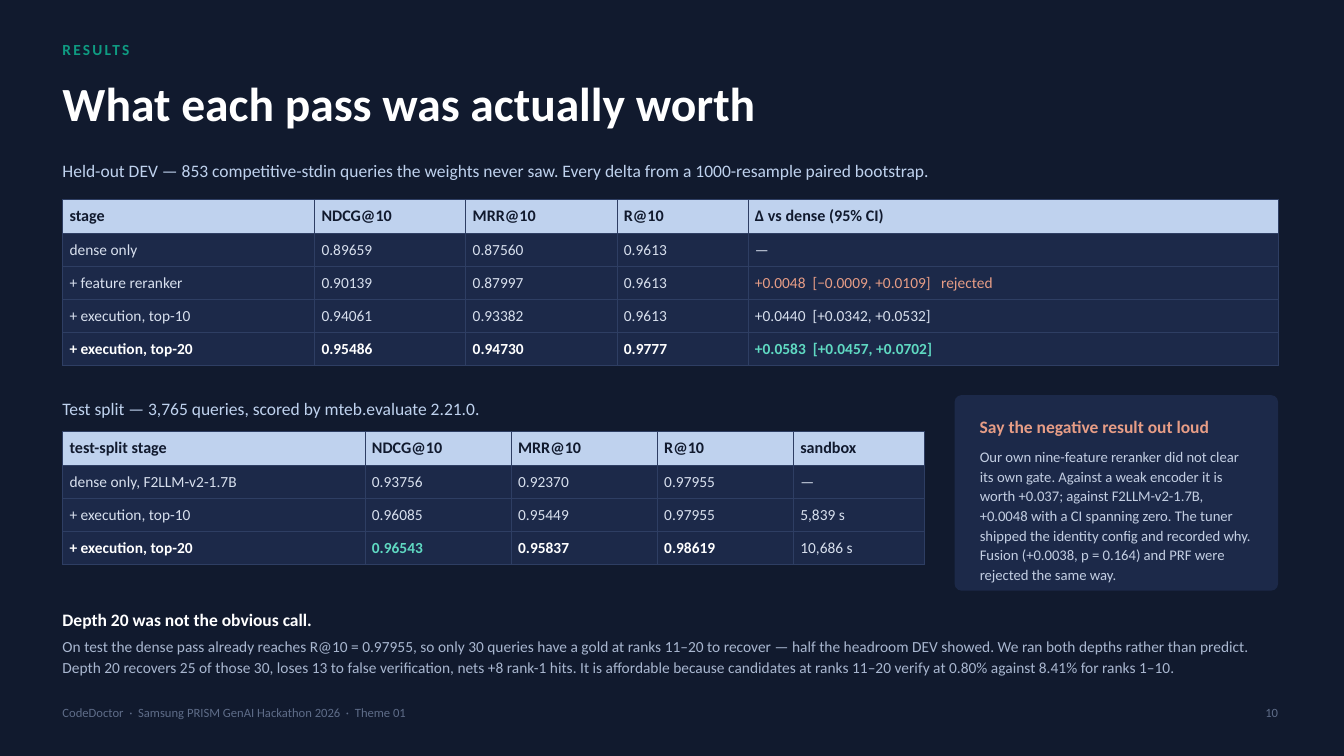
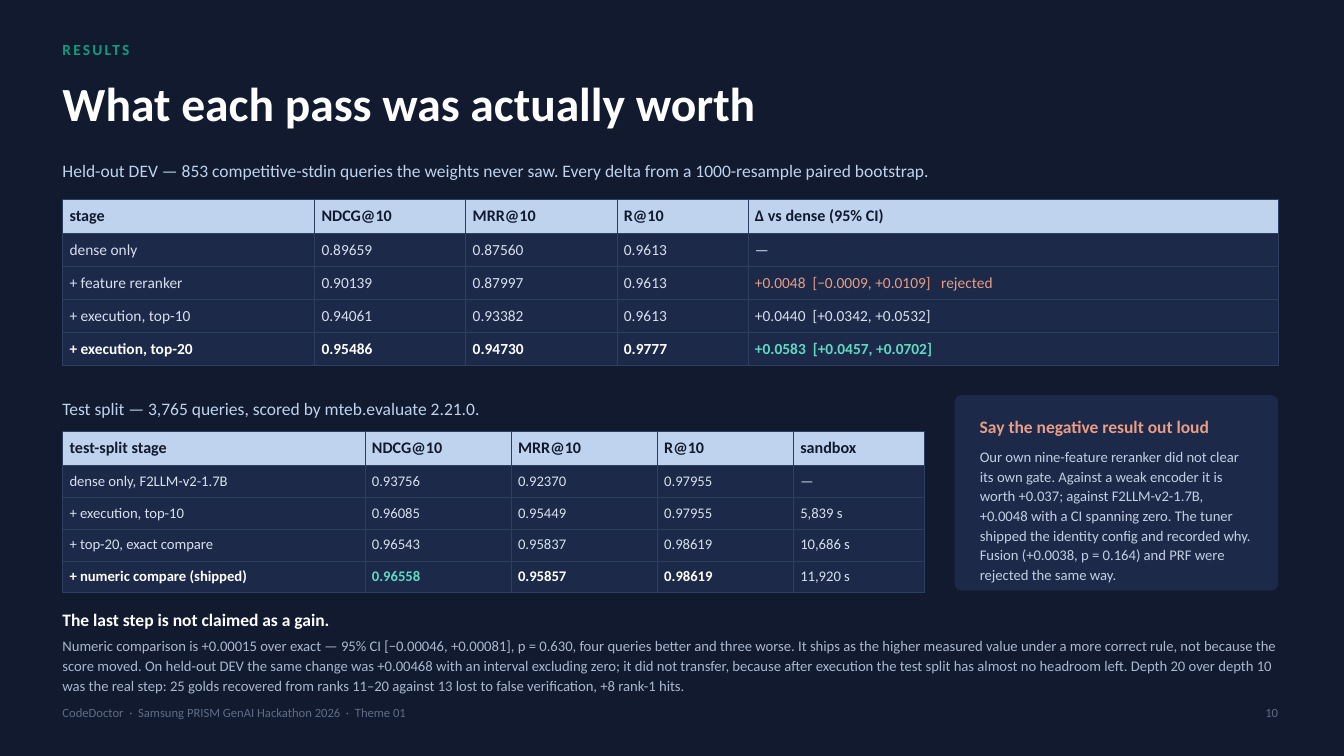
Before and after one commit to krizz711/CodeDoctor-Agentic-Semantic-and-Structural-Intelligence-for-Code-Repositories, a slide deck: slide 10 of docs/CodeDoctor-PRISM-Theme01.pptx. Drawn at 1344x756 pixels with LibreOffice and Linux fonts; fonts in the diff are those of the drawing. Boxes give left, top, right and bottom in pixels: in the first picture for what was removed or moved away, otherwise in the second. Text is boxed around its words. In the diff, an @@ line names an element or a change of style, - is before the commit and + after.

Commit message:
Ship 0.96558: numeric comparison on the test split, and it is inside the noise
The test-split run with numeric output comparison finished at 0.96558 against
0.96543. Higher, and not an improvement we can claim.

    paired over the same 3,765 queries, 2000 resamples
    +0.00015   95% CI [-0.00046, +0.00081]   p = 0.630
    4 queries improved, 3 worsened, 3,758 unchanged

The DEV result did not transfer. There it was +0.00468 with an interval
excluding zero; here it is noise. The reason is headroom: DEV's dense pass
leaves R@1 at 0.8277 against test's 0.8882, and after execution test already
sits at 0.93732. The numeric rule buys 84 extra verifications on test
(3,385 -> 3,469) and almost all of them are golds that were already winning
their query, so the ranking does not move.

Shipped anyway, for a reason that is not the score: comparing numbers as
numbers is the more correct rule, and a solution printing 1.0000000000000002
against a sample showing 1.000000000 is not a wrong answer. It is also the
higher measured value. It costs 11.5% more sandbox time, 11,920s against
10,686s, for nothing measurable -- reverting is one line in config/frozen.yaml
if that trade is not wanted.

Every surface updated and cross-checked: the artifact, both CSVs, README,
both docs, the checklist and the rebuilt deck all read 0.96558, verified by
reading the values back rather than by trusting the edit. The results tables
now carry BOTH runs, because a blanket find-and-replace had rewritten the
exact-comparison row to a score it never produced.

The run is logged as test-split access 7. README test count corrected from
173 to 199.

```diff
--- a/docs/CodeDoctor-PRISM-Theme01.pptx
+++ b/docs/CodeDoctor-PRISM-Theme01.pptx
@@ table at (x1=63, y1=432, x2=925, y2=588) @@
-row 4: + execution, top-20 | 0.96543 | 0.95837 | 0.98619 | 10,686 s
+row 4: + top-20, exact compare | 0.96543 | 0.95837 | 0.98619 | 10,686 s
+row 5: + numeric compare (shipped) | 0.96558 | 0.95857 | 0.98619 | 11,920 s
@@ text at (x1=62, y1=613, x2=329, y2=629): text changed @@
-Depth 20 was not the obvious call.
+The last step is not claimed as a gain.
@@ text at (x1=62, y1=640, x2=1276, y2=694): text changed; size 11 to 10.5 pt @@
-On test the dense pass already reaches R@10 = 0.97955, so only 30 queries have a gold at ranks 11–20 to recover — half the headroom DEV showed. We ran both depths rather than predict. Depth 20 recovers 25 of those 30, loses 13 to false verification, nets +8 rank-1 hits. It is affordable because candidates at ranks 11–20 verify at 0.80% against 8.41% for ranks 1–10.
+Numeric comparison is +0.00015 over exact — 95% CI [−0.00046, +0.00081], p = 0.630, four queries better and three worse. It ships as the higher measured value under a more correct rule, not because the score moved. On held-out DEV the same change was +0.00468 with an interval excluding zero; it did not transfer, because after execution the test split has almost no headroom left. Depth 20 over depth 10 was the real step: 25 golds recovered from ranks 11–20 against 13 lost to false verification, +8 rank-1 hits.
```
Also in this commit, not shown: 1 other slide changed, 10 other files.
